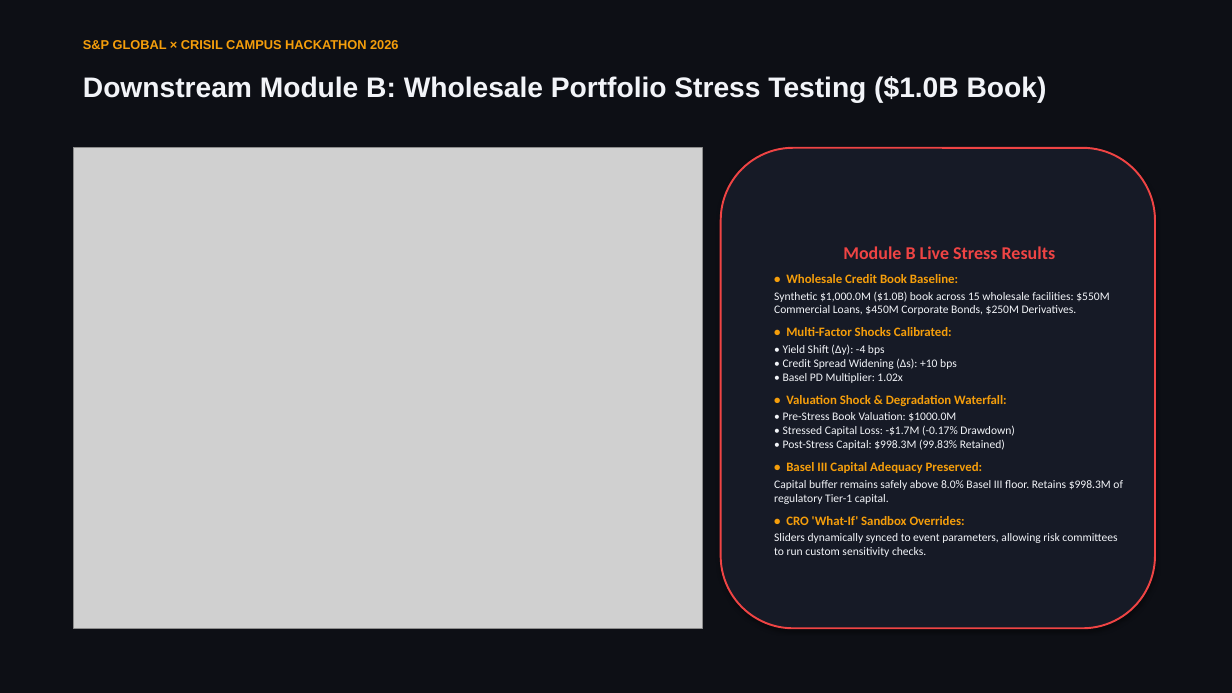
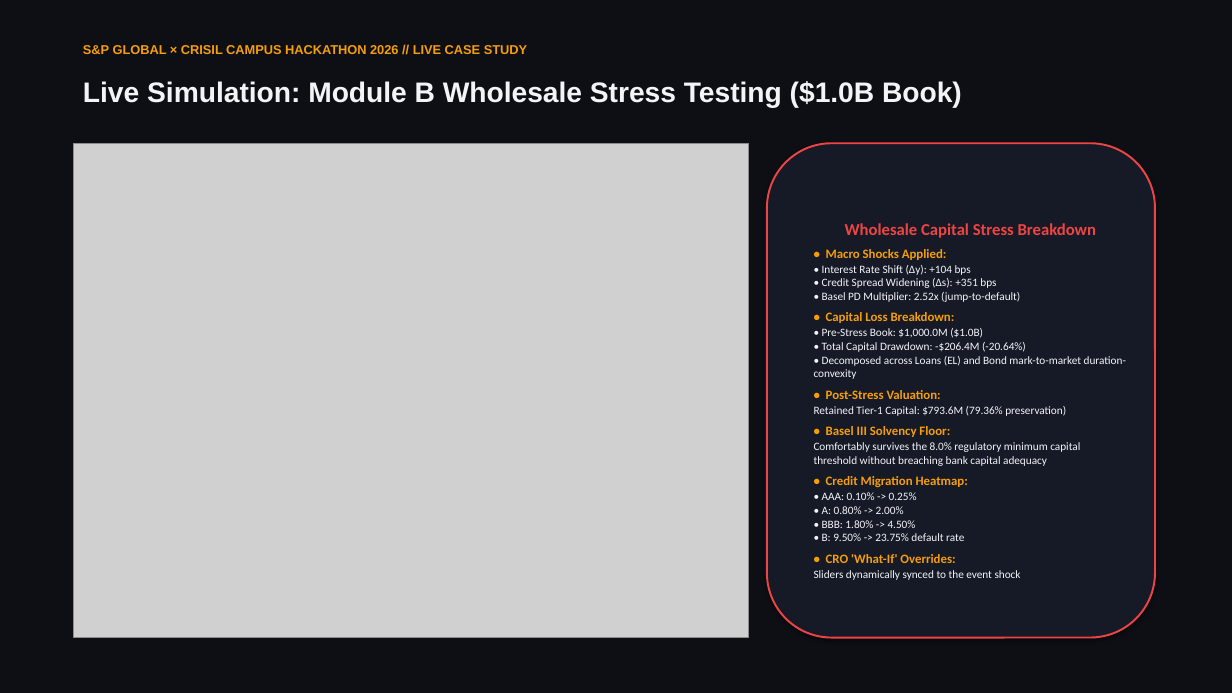
Before and after one commit to Vedant-Nalge/S-P-Crisil-Hackathon, a slide deck: slide 6 of docs/presentation.pptx. Drawn at 1232x693 pixels with LibreOffice and Linux fonts; fonts in the diff are those of the drawing; grey boxes stand for pictures. Boxes give left, top, right and bottom in pixels: in the first picture for what was removed or moved away, otherwise in the second. Text is boxed around its words. In the diff, an @@ line names an element or a change of style, - is before the commit and + after.

Commit message:
docs: generate master presentation PPTX and PDF featuring Trump-Russia crisis simulation

```diff
--- a/docs/presentation.pptx
+++ b/docs/presentation.pptx
@@ text at (83,45,527,54): text changed @@
-S&P GLOBAL × CRISIL CAMPUS HACKATHON 2026
+S&P GLOBAL × CRISIL CAMPUS HACKATHON 2026 // LIVE CASE STUDY
@@ text at (83,81,962,107): text changed @@
-Downstream Module B: Wholesale Portfolio Stress Testing ($1.0B Book)
+Live Simulation: Module B Wholesale Stress Testing ($1.0B Book)
@@ picture: place and size @@
-picture at (74,148,702,628)
+picture at (74,143,749,638)
@@ rounded rectangle "Wholesale Capital Stress Breakdown": place and size @@
-rounded rectangle "Wholesale Capital Stress Breakdown" at (721,148,1155,628)
+rounded rectangle "Wholesale Capital Stress Breakdown" at (767,143,1155,638)
@@ text in rounded rectangle at (814,223,1126,580): text changed; size 9 to 8.8 pt @@
-Module B Live Stress Results
-• Wholesale Credit Book Baseline:
-Synthetic $1,000.0M ($1.0B) book across 15 wholesale facilities: $550M Commercial Loans, $450M Corporate Bonds, $250M Derivatives.
-• Multi-Factor Shocks Calibrated:
-• Yield Shift (Δy): -4 bps
-• Credit Spread Widening (Δs): +10 bps
-• Basel PD Multiplier: 1.02x
-• Valuation Shock & Degradation Waterfall:
-• Pre-Stress Book Valuation: $1000.0M
-• Stressed Capital Loss: -$1.7M (-0.17% Drawdown)
-• Post-Stress Capital: $998.3M (99.83% Retained)
-• Basel III Capital Adequacy Preserved:
-Capital buffer remains safely above 8.0% Basel III floor. Retains $998.3M of regulatory Tier-1 capital.
-• CRO 'What-If' Sandbox Overrides:
-Sliders dynamically synced to event parameters, allowing risk committees to run custom sensitivity checks.
+Wholesale Capital Stress Breakdown
+• Macro Shocks Applied:
+• Interest Rate Shift (Δy): +104 bps
+• Credit Spread Widening (Δs): +351 bps
+• Basel PD Multiplier: 2.52x (jump-to-default)
+• Capital Loss Breakdown:
+• Pre-Stress Book: $1,000.0M ($1.0B)
+• Total Capital Drawdown: -$206.4M (-20.64%)
+• Decomposed across Loans (EL) and Bond mark-to-market duration-convexity
+• Post-Stress Valuation:
+Retained Tier-1 Capital: $793.6M (79.36% preservation)
+• Basel III Solvency Floor:
+Comfortably survives the 8.0% regulatory minimum capital threshold without breaching bank capital adequacy
+• Credit Migration Heatmap:
+• AAA: 0.10% -> 0.25%
+• A: 0.80% -> 2.00%
+• BBB: 1.80% -> 4.50%
+• B: 9.50% -> 23.75% default rate
+• CRO 'What-If' Overrides:
+Sliders dynamically synced to the event shock
```
Also in this commit, not shown: 5 other slides changed, 1 slide added, 1 slide removed, 9 other files.
